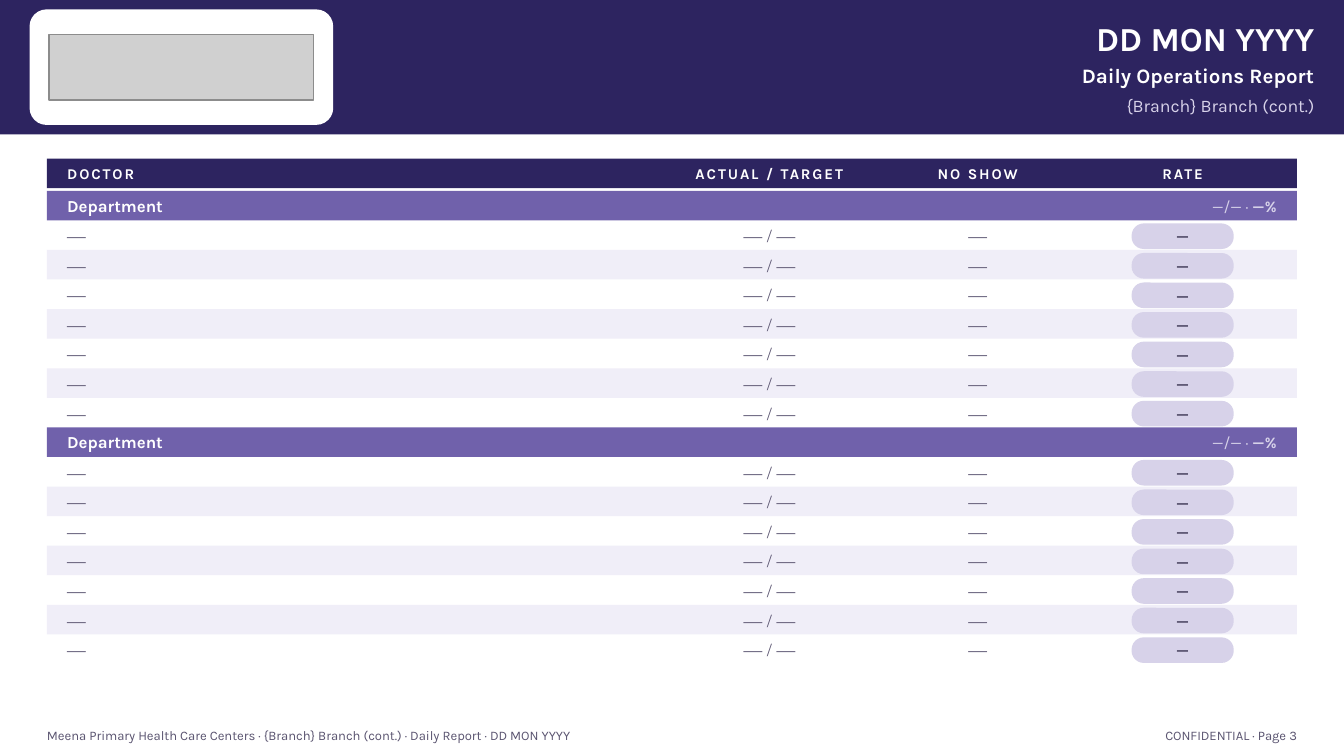
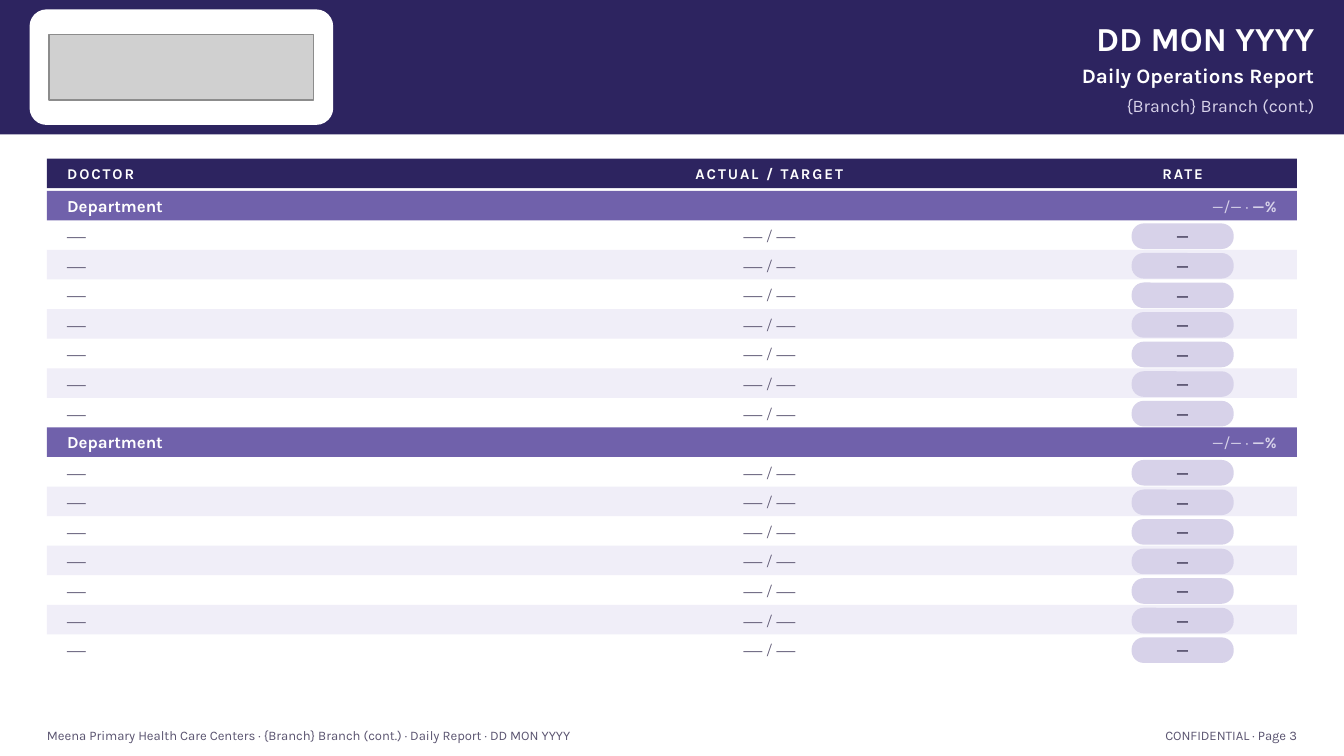
Before and after one commit to a7m2030ed-debug/Aogh, a slide deck: slide 3 of template/AlKhobar_Single_Template.pptx. Drawn at 1344x756 pixels with LibreOffice and Linux fonts; fonts in the diff are those of the drawing; grey boxes stand for pictures. Boxes give left, top, right and bottom in pixels: in the first picture for what was removed or moved away, otherwise in the second. Text is boxed around its words. In the diff, an @@ line names an element or a change of style, - is before the commit and + after.

```diff
--- a/template/AlKhobar_Single_Template.pptx
+++ b/template/AlKhobar_Single_Template.pptx
@@ text removed at box(938, 169, 1018, 179) @@
-NO SHOW
@@ text removed at box(907, 220, 1048, 250) @@
-—
@@ text removed at box(907, 250, 1048, 280) @@
-—
@@ text removed at box(907, 280, 1048, 309) @@
-—
@@ text removed at box(907, 309, 1048, 339) @@
-—
@@ text removed at box(907, 339, 1048, 368) @@
-—
@@ text removed at box(907, 368, 1048, 398) @@
-—
@@ text removed at box(907, 398, 1048, 427) @@
-—
@@ text removed at box(907, 457, 1048, 487) @@
-—
@@ text removed at box(907, 487, 1048, 516) @@
-—
@@ text removed at box(907, 516, 1048, 546) @@
-—
@@ text removed at box(907, 546, 1048, 575) @@
-—
@@ text removed at box(907, 575, 1048, 605) @@
-—
@@ text removed at box(907, 605, 1048, 634) @@
-—
@@ text removed at box(907, 634, 1048, 664) @@
-—
```
Also in this commit, not shown: 1 other slide changed, 1 other file.
